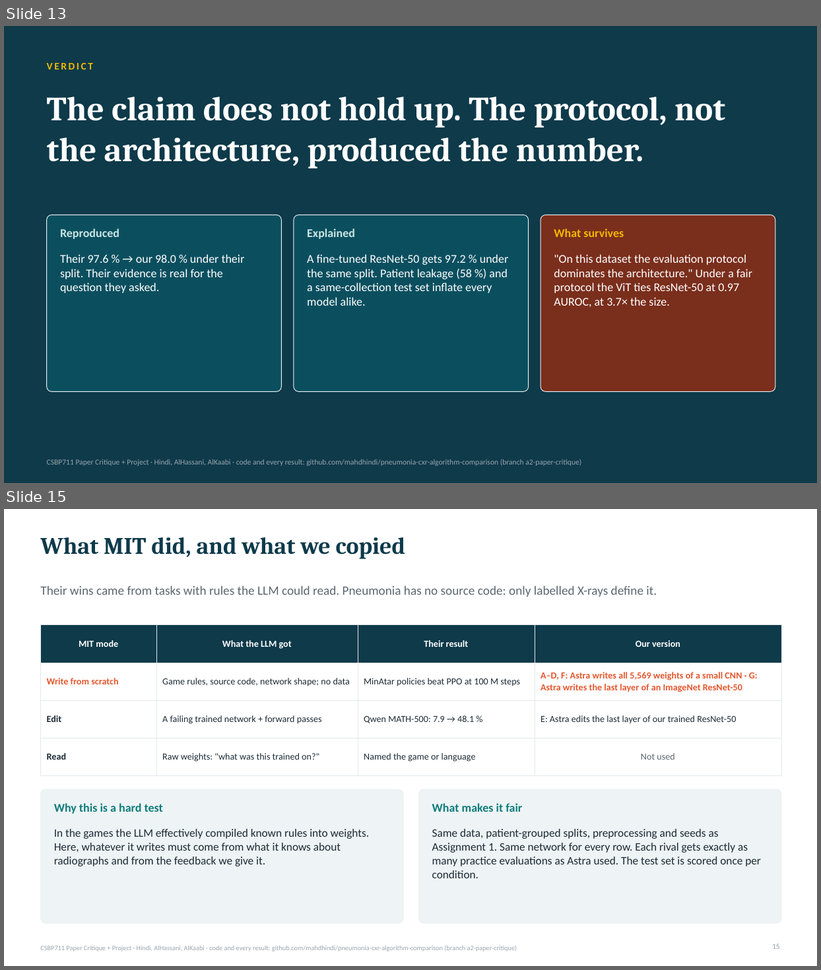
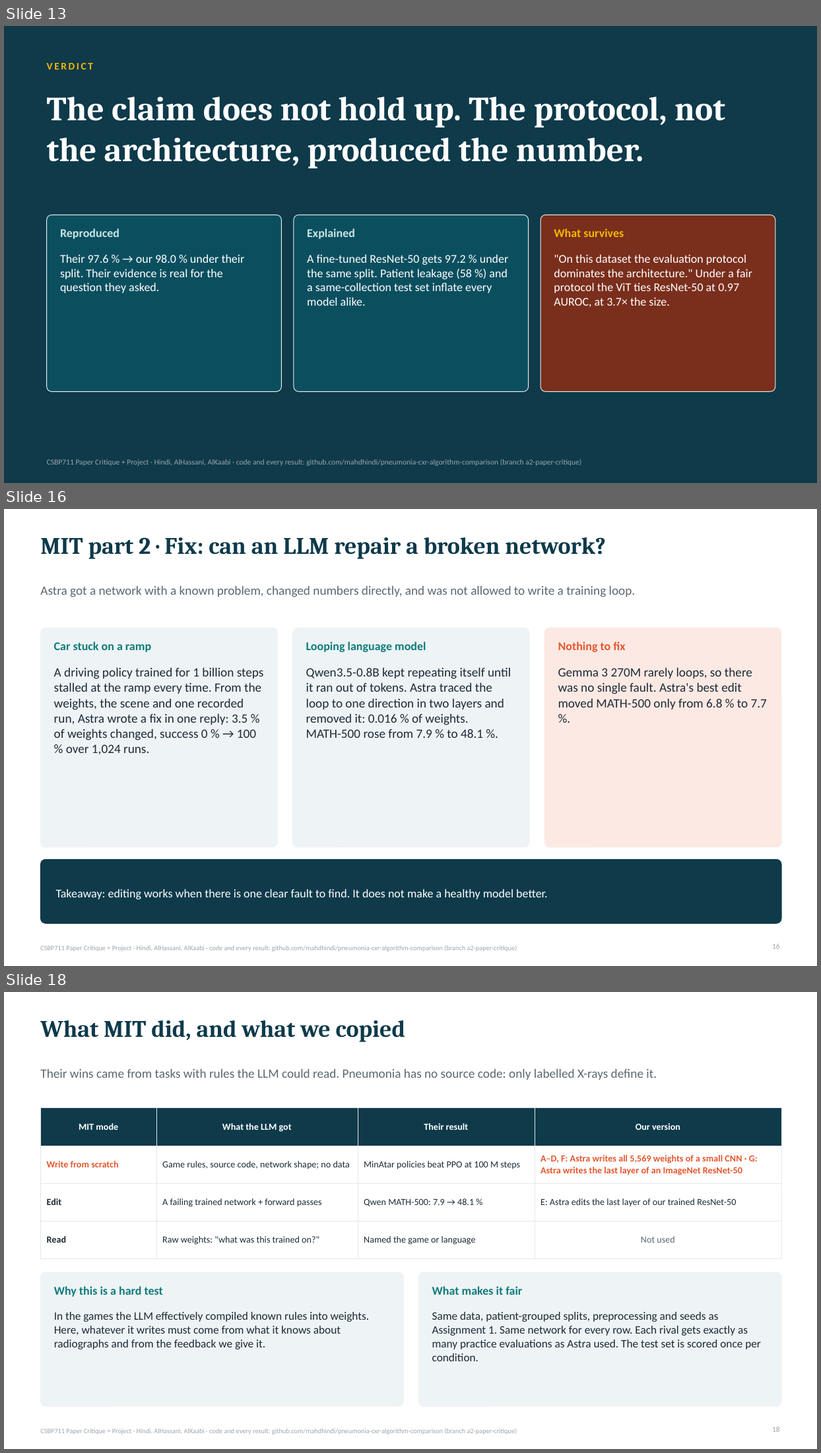
Before and after one commit to mahdhindi/pneumonia-cxr-algorithm-comparison, a slide deck: slides/CSBP711_Critique_Project_slides.pptx. Shown one above the other, each under a label of ours: slides 13 and 15 before the commit, slides 13, 16 and 18 after it; the slides between them are not shown. The pictures are 821x970 and 821x1453 pixels, drawn with LibreOffice and Linux fonts; fonts in the diff are those of the drawing. Boxes give left, top, right and bottom in pixels: in the first picture for what was removed or moved away, otherwise in the second. Text is boxed around its words. In the diff, an @@ line names an element or a change of style, - is before the commit and + after.

```diff
--- a/slides/CSBP711_Critique_Project_slides.pptx
+++ b/slides/CSBP711_Critique_Project_slides.pptx
@@ slide 16 added at (4, 509, 817, 966), background #FFFFFF; not listed: 1 template element that a slide beside it also shows @@
@@ title added at (40, 537, 606, 559), 28 pt, text #0E3A4A, bold @@
+MIT part 2 · Fix: can an LLM repair a broken network?
@@ text added at (40, 586, 636, 597), 15 pt, text #5B6770 @@
+Astra got a network with a known problem, changed numbers directly, and was not allowed to write a training loop.
@@ rounded rectangle added at (40, 628, 277, 848), fill #EEF3F5, outline #EEF3F5 0.75 pt @@
@@ text added at (54, 642, 151, 652), 14 pt, text #0E7C7B, bold @@
+Car stuck on a ramp
@@ rounded rectangle added at (292, 628, 529, 848), fill #EEF3F5, outline #EEF3F5 0.75 pt @@
@@ text added at (306, 642, 426, 652), 14 pt, text #0E7C7B, bold @@
+Looping language model
@@ rounded rectangle added at (545, 628, 781, 848), fill #FCE9E3, outline #FCE9E3 0.75 pt @@
@@ text added at (558, 642, 625, 652), 14 pt, text #E4572E, bold @@
+Nothing to fix
@@ text added at (54, 667, 264, 755), 15 pt, text #1C2B36 @@
+A driving policy trained for 1 billion steps stalled at the ramp every time. From the weights, the scene and one recorded run, Astra wrote a fix in one reply: 3.5 % of weights changed, success 0 % → 100 % over 1,024 runs.
@@ text added at (306, 667, 511, 738), 15 pt, text #1C2B36 @@
+Qwen3.5-0.8B kept repeating itself until it ran out of tokens. Astra traced the loop to one direction in two layers and removed it: 0.016 % of weights. MATH-500 rose from 7.9 % to 48.1 %.
@@ text added at (558, 667, 767, 710), 15 pt, text #1C2B36 @@
+Gemma 3 270M rarely loops, so there was no single fault. Astra's best edit moved MATH-500 only from 6.8 % to 7.7 %.
@@ rounded rectangle added at (40, 859, 781, 923), fill #0E3A4A, outline #0E3A4A 0.75 pt @@
@@ text added at (56, 889, 547, 900), 14 pt, text #FFFFFF @@
+Takeaway: editing works when there is one clear fault to find. It does not make a healthy model better.
@@ page number added at (772, 944, 780, 949), 9 pt, text #9AA5AE @@
+16
@@ what was slide 15 is now slide 18 @@
@@ page number at (772, 1427, 780, 1432): text changed @@
-15
+18
```
Also in this commit, not shown: 3 slides changed, 2 other slides added, 2 other files.
